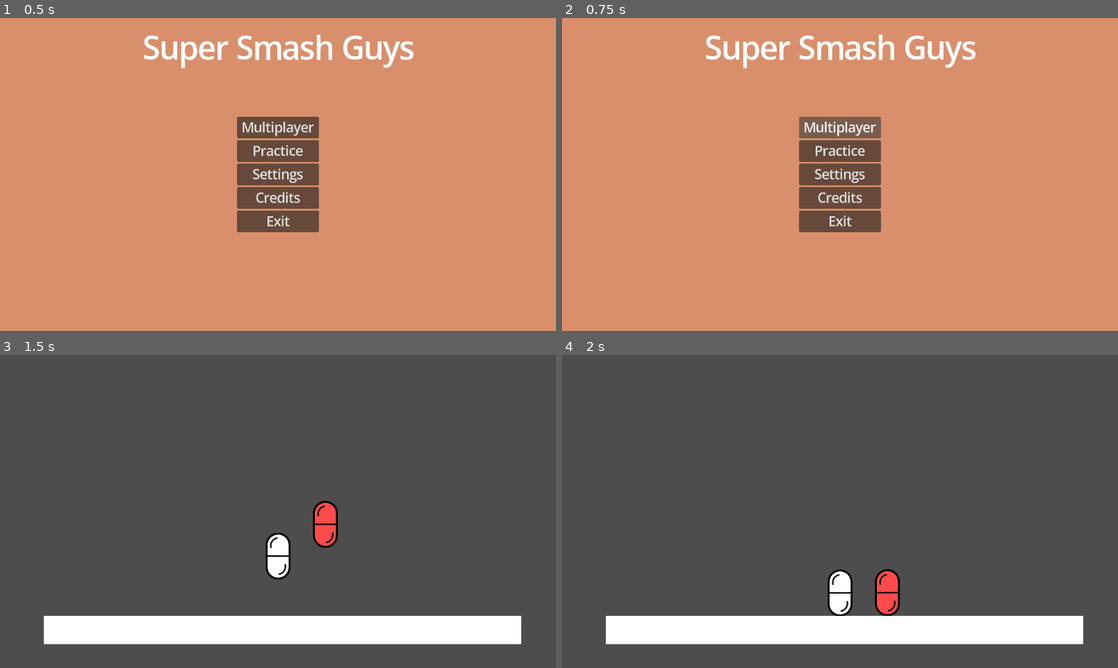
Above: before the commit, frames 1-4 (two rows, left to right).
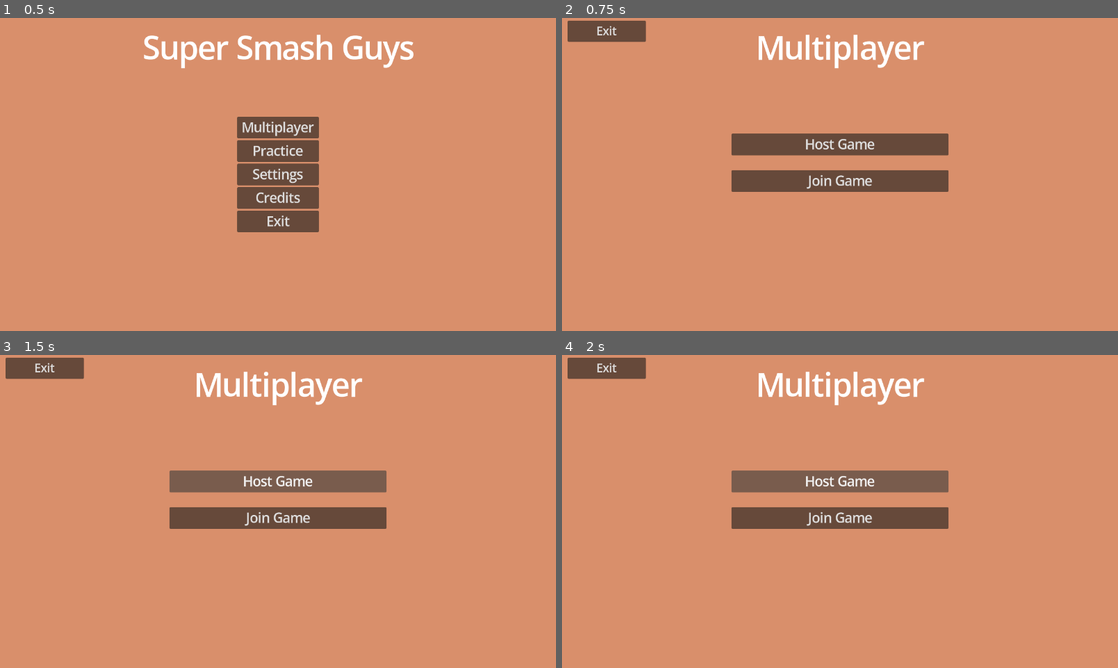
Above: after the commit, the same moments.

Repository: Rivmo/Super-Smash-Guys
Game: Godot game, scene res://scenes/main_menu_screen.tscn
Same seed, same stepped clock (60 frames per second), same inputs: the game is played once before the commit and once after it.
Inputs (mouse positions are in pixels of both pictures, inside the frame that each line leads up to):
- Up to frame 1 (0.5 s): no input
- Up to frame 2 (0.75 s): click "Multiplayer" at 0.5 s
- Up to frame 3 (1.5 s): click (278, 480) at 1.25 s, where only the run after the commit has a clickable "Host Game"
- Up to frame 4 (2 s): no input

Frame 1 is identical in both runs. In frame 2, 10% of the frame differs, in the area x 1-75%, y 0-69%; in frame 3, 100%; in frame 4, 100%, in the area x 0-100%, y 0-100%.

Commit message:
multiplayer ui
added the UI (not the multiplayer) to the game and added exits buttons both in the multiplayer and in the settings

Diff:
--- /dev/null
+++ b/scenes/Multiplayer_select_screen.tscn
@@ -0,0 +1,97 @@
+[gd_scene format=3 uid="uid://cn6srbhlwesby"]
+
+[ext_resource type="Script" uid="uid://bds4p1kk6kofw" path="res://scripts/main_menu_screen.gd" id="1_aqvks"]
+[ext_resource type="Script" uid="uid://o6coobbymf2x" path="res://scripts/join_text_box.gd" id="2_8g5g0"]
+
+[node name="Main Menu" type="Control" unique_id=1049558189]
+layout_mode = 3
+anchors_preset = 15
+anchor_right = 1.0
+anchor_bottom = 1.0
+grow_horizontal = 2
+grow_vertical = 2
+script = ExtResource("1_aqvks")
+
+[node name="ColorRect" type="ColorRect" parent="." unique_id=1097477698]
+layout_mode = 1
+anchors_preset = 15
+anchor_right = 1.0
+anchor_bottom = 1.0
+grow_horizontal = 2
+grow_vertical = 2
+color = Color(0.84977525, 0.56186223, 0.42118737, 1)
+
+[node name="MarginContainer" type="MarginContainer" parent="." unique_id=2026939353]
+layout_mode = 1
+anchors_preset = -1
+anchor_left = 0.5
+anchor_right = 0.5
+anchor_bottom = 0.16626158
+offset_left = -312.5
+offset_right = 312.5
+grow_horizontal = 2
+theme_override_constants/margin_top = 22
+metadata/_edit_use_anchors_ = true
+
+[node name="Title" type="Label" parent="MarginContainer" unique_id=776552696]
+layout_mode = 2
+size_flags_horizontal = 4
+theme_override_font_sizes/font_size = 70
+text = "Multiplayer"
+
+[node name="VBoxContainer" type="VBoxContainer" parent="." unique_id=605720243]
+layout_mode = 1
+anchors_preset = 8
+anchor_left = 0.5
+anchor_top = 0.5
+anchor_right = 0.5
+anchor_bottom = 0.5
+offset_left = -250.0
+offset_top = -160.0
+offset_right = 250.0
+offset_bottom = 106.0
+grow_horizontal = 2
+grow_vertical = 2
+theme_override_constants/separation = 34
+alignment = 1
+
+[node name="Host" type="Button" parent="VBoxContainer" unique_id=1560336704]
+layout_mode = 2
+theme_override_font_sizes/font_size = 30
+text = "Host Game"
+
+[node name="Join" type="Button" parent="VBoxContainer" unique_id=174581356]
+layout_mode = 2
+theme_override_font_sizes/font_size = 30
+text = "Join Game"
+
+[node name="join_text_box" type="LineEdit" parent="." unique_id=409045426]
+layout_mode = 1
+anchors_preset = 8
+anchor_left = 0.5
+anchor_top = 0.5
+anchor_right = 0.5
+anchor_bottom = 0.5
+offset_left = -150.0
+offset_top = 90.0
+offset_right = 150.0
+offset_bottom = 140.0
+grow_horizontal = 2
+grow_vertical = 2
+theme_override_constants/minimum_character_width = 9
+theme_override_font_sizes/font_size = 30
+alignment = 1
+max_length = 9
+script = ExtResource("2_8g5g0")
+
+[node name="Exit_Multiplayer" type="Button" parent="." unique_id=824612426]
+layout_mode = 1
+offset_left = 12.8
+offset_top = 6.4
+offset_right = 192.8
+offset_bottom = 55.4
+theme_override_font_sizes/font_size = 26
+text = "Exit"
+
+[connection signal="pressed" from="VBoxContainer/Join" to="join_text_box" method="_on_join_pressed"]
+[connection signal="pressed" from="Exit_Multiplayer" to="." method="_on_exit_multiplayer_pressed"]
--- a/scenes/main_menu_screen.tscn
+++ b/scenes/main_menu_screen.tscn
@@ -77,6 +77,7 @@
 theme_override_font_sizes/font_size = 30
 text = "Exit"
 
+[connection signal="pressed" from="VBoxContainer/Multiplayer" to="." method="_on_multiplayer_pressed"]
 [connection signal="pressed" from="VBoxContainer/Practice" to="." method="_on_practice_pressed"]
 [connection signal="pressed" from="VBoxContainer/Practice" to="VBoxContainer/Practice" method="_on_pressed"]
 [connection signal="pressed" from="VBoxContainer/Settings" to="." method="_on_settings_pressed"]
--- a/scenes/settings_menu_screen.tscn
+++ b/scenes/settings_menu_screen.tscn
@@ -1,4 +1,6 @@
 [gd_scene format=3 uid="uid://b7l4vewmcw08s"]
+
+[ext_resource type="Script" uid="uid://bds4p1kk6kofw" path="res://scripts/main_menu_screen.gd" id="1_cie3p"]
 
 [node name="Control" type="Control" unique_id=251010454]
 layout_mode = 3
@@ -7,6 +9,7 @@
 anchor_bottom = 1.0
 grow_horizontal = 2
 grow_vertical = 2
+script = ExtResource("1_cie3p")
 
 [node name="ColorRect" type="ColorRect" parent="." unique_id=1216308917]
 layout_mode = 1
@@ -235,3 +238,14 @@
 layout_mode = 2
 theme_override_font_sizes/font_size = 26
 text = "Option Select"
+
+[node name="Exit_settings" type="Button" parent="." unique_id=255264622]
+layout_mode = 0
+offset_left = 12.8
+offset_top = 6.4
+offset_right = 192.8
+offset_bottom = 55.4
+theme_override_font_sizes/font_size = 26
+text = "Exit"
+
+[connection signal="pressed" from="Exit_settings" to="." method="_on_exit_settings_pressed"]
--- /dev/null
+++ b/scripts/join_text_box.gd
@@ -0,0 +1,8 @@
+extends LineEdit
+
+# Called when the node enters the scene tree for the first time.
+func _ready() -> void:
+	visible = false
+
+func _on_join_pressed() -> void:
+	visible = true
--- a/scripts/main_menu_screen.gd
+++ b/scripts/main_menu_screen.gd
@@ -6,3 +6,12 @@
 
 func _on_settings_pressed() -> void:
 	get_tree().change_scene_to_file("res://scenes/settings_menu_screen.tscn")
+
+func _on_multiplayer_pressed() -> void:
+	get_tree().change_scene_to_file("res://scenes/Multiplayer_select_screen.tscn")
+
+func _on_exit_multiplayer_pressed() -> void:
+	get_tree().change_scene_to_file("res://scenes/main_menu_screen.tscn")
+
+func _on_exit_settings_pressed() -> void:
+	get_tree().change_scene_to_file("res://scenes/main_menu_screen.tscn")
--- /dev/null
+++ b/scripts/settings_menu_screen.gd
@@ -0,0 +1,6 @@
+extends Control
+
+
+
+func _on_exit_settings_pressed() -> void:
+	get_tree().change_scene_to_file("res://scenes/main_menu_screen.tscn")
Not shown, added: scripts/join_text_box.gd.uid
Not shown, added: scripts/settings_menu_screen.gd.uid
